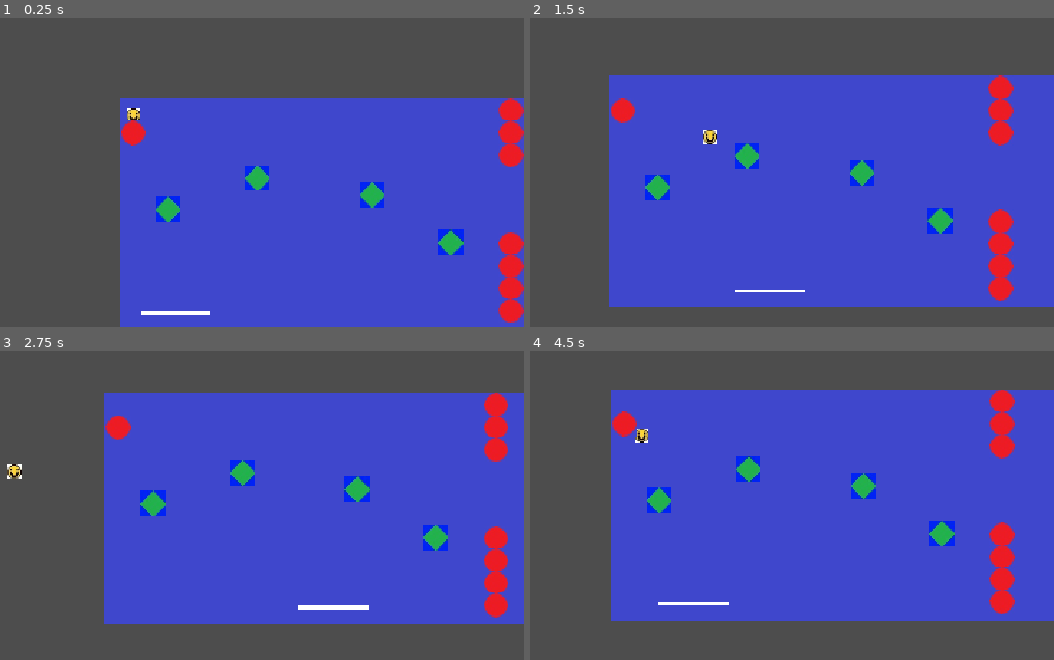
Above: before the commit, frames 1-4 (two rows, left to right).
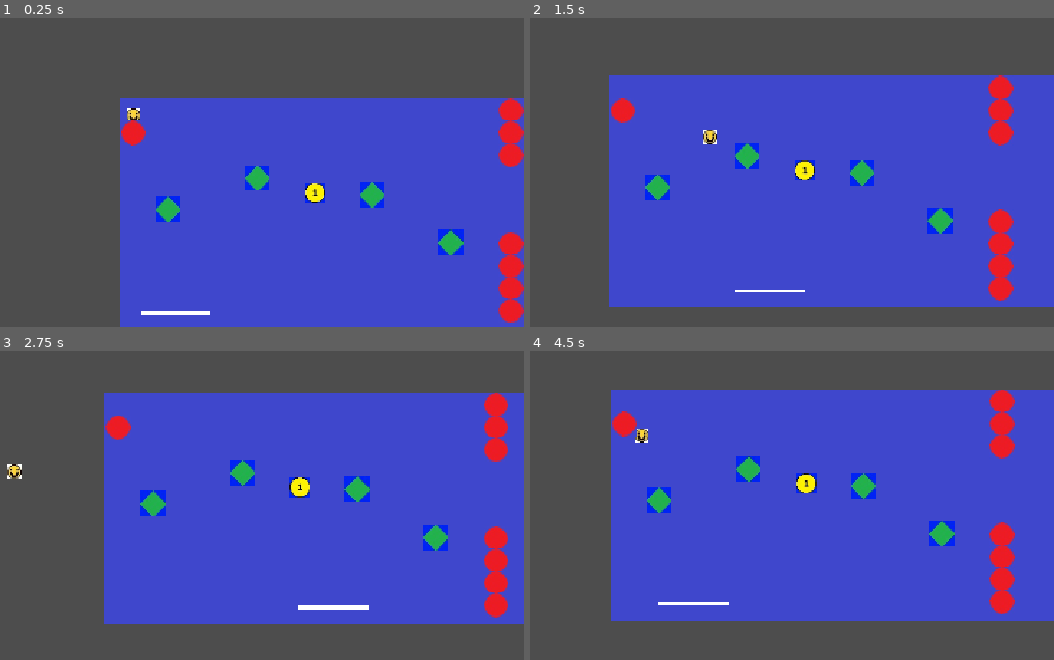
Above: after the commit, the same moments.

Repository: isobel-p/haven
Game: Godot game, scene res://game.tscn
Same seed, same stepped clock (60 frames per second), same inputs: the game is played once before the commit and once after it.
Inputs:
- Up to frame 1 (0.25 s): no input
- Up to frame 2 (1.5 s): hold Right (right) from 0.53 s (still down); tap Up (jump) at 0.77 s
- Up to frame 3 (2.75 s): tap Up (jump) at 1.52 s; release Right (right) at 2.03 s; hold Left (left) from 2.03 s (still down)
- Up to frame 4 (4.5 s): release Left (left) at 2.78 s; hold Right (right) 2.78-4.28 s; tap Up (jump) at 3.02, 3.77 s; hold Left (left) from 4.28 s (still down)

The runs differ from the first frame. In frame 1, 0.2% of the frame differs, in the area x 58-63%, y 53-60%; in frame 2, 0.2%; in frame 3, 0.3%, in the area x 55-60%, y 40-48%; in frame 4, 0.3%.

Commit message:
Add coins and score

Diff:
--- /dev/null
+++ b/coin.gd
@@ -0,0 +1,18 @@
+extends AnimatableBody2D
+
+
+# Called when the node enters the scene tree for the first time.
+func _ready() -> void:
+	pass # Replace with function body.
+
+
+# Called every frame. 'delta' is the elapsed time since the previous frame.
+func _process(delta: float) -> void:
+	pass
+
+func _on_area_2d_body_entered(body: Node2D) -> void:
+	if body is CharacterBody2D:
+		if self.visible:
+			emit_signal("point")
+			print("Point")
+			self.hide()
--- /dev/null
+++ b/coin.tscn
@@ -0,0 +1,22 @@
+[gd_scene format=3 uid="uid://gaacsbtcxs3r"]
+
+[ext_resource type="Script" uid="uid://blp46w5aadsml" path="res://coin.gd" id="1_0t63x"]
+[ext_resource type="Texture2D" uid="uid://dr7hhe5gh01gs" path="res://Coin.jpg" id="2_v7riw"]
+
+[sub_resource type="RectangleShape2D" id="RectangleShape2D_i7i1h"]
+
+[node name="Coin" type="Node2D" unique_id=812565973]
+
+[node name="AnimatableBody2D" type="AnimatableBody2D" parent="." unique_id=813244951]
+script = ExtResource("1_0t63x")
+
+[node name="Sprite2D" type="Sprite2D" parent="AnimatableBody2D" unique_id=584735944]
+texture = ExtResource("2_v7riw")
+
+[node name="Area2D" type="Area2D" parent="AnimatableBody2D" unique_id=1283164990]
+
+[node name="CollisionShape2D" type="CollisionShape2D" parent="AnimatableBody2D/Area2D" unique_id=1158024237]
+scale = Vector2(1.6309334, 1.5896566)
+shape = SubResource("RectangleShape2D_i7i1h")
+
+[connection signal="body_entered" from="AnimatableBody2D/Area2D" to="AnimatableBody2D" method="_on_area_2d_body_entered"]
--- a/game.tscn
+++ b/game.tscn
@@ -6,6 +6,7 @@
 [ext_resource type="Texture2D" uid="uid://bwaedd2nk32yo" path="res://assets/Player.jpg" id="2_feb5d"]
 [ext_resource type="PackedScene" uid="uid://bqgao1x5k045b" path="res://paddle2.tscn" id="2_ryrav"]
 [ext_resource type="Texture2D" uid="uid://iwn83jsfmhal" path="res://Raquet1.jpg" id="4_ryrav"]
+[ext_resource type="PackedScene" uid="uid://gaacsbtcxs3r" path="res://coin.tscn" id="6_j5wjh"]
 [ext_resource type="Texture2D" uid="uid://cwyw0e2npgmky" path="res://Enemy.jpg" id="6_ryrav"]
 
 [sub_resource type="CircleShape2D" id="CircleShape2D_yt5sy"]
@@ -76,29 +77,32 @@
 [node name="Big Paddle" parent="." unique_id=1004621300 instance=ExtResource("2_ryrav")]
 position = Vector2(1, 304)
 
+[node name="Coin" parent="." unique_id=1859814224 instance=ExtResource("6_j5wjh")]
+position = Vector2(279, 133)
+
 [node name="Medium Paddle" parent="." unique_id=763567287 instance=ExtResource("2_ryrav")]
 position = Vector2(587, 300)
 
 [node name="Small Paddle2" parent="." unique_id=1228452832 instance=ExtResource("2_ryrav")]
 position = Vector2(1176, 302)
 
-[node name="CharacterBody2D" type="CharacterBody2D" parent="." unique_id=186802152]
+[node name="Player" type="CharacterBody2D" parent="." unique_id=186802152]
 script = ExtResource("2_fc0e3")
 
-[node name="CollisionShape2D" type="CollisionShape2D" parent="CharacterBody2D" unique_id=1732930530]
+[node name="CollisionShape2D" type="CollisionShape2D" parent="Player" unique_id=1732930530]
 shape = SubResource("CircleShape2D_yt5sy")
 
-[node name="Sprite2D" type="Sprite2D" parent="CharacterBody2D" unique_id=974702919]
+[node name="Sprite2D" type="Sprite2D" parent="Player" unique_id=974702919]
 scale = Vector2(1.3333333, 1.3333333)
 texture = ExtResource("2_feb5d")
 
-[node name="Camera2D" type="Camera2D" parent="CharacterBody2D" unique_id=1671795167]
+[node name="Camera2D" type="Camera2D" parent="Player" unique_id=1671795167]
 position_smoothing_enabled = true
 position_smoothing_speed = 1.0
 
-[node name="Area2D" type="Area2D" parent="CharacterBody2D" unique_id=958200858]
+[node name="Area2D" type="Area2D" parent="Player" unique_id=958200858]
 
-[node name="CollisionShape2D2" type="CollisionShape2D" parent="CharacterBody2D/Area2D" unique_id=849772115]
+[node name="CollisionShape2D2" type="CollisionShape2D" parent="Player/Area2D" unique_id=849772115]
 shape = SubResource("CircleShape2D_yt5sy")
 
 [node name="TileMap" type="TileMap" parent="." unique_id=1354107092]
--- /dev/null
+++ b/points.gd
@@ -0,0 +1,18 @@
+extends Node2D
+@onready var score: RichTextLabel = $RichTextLabel
+var points: int = 0
+var text: String = ""
+
+
+# Called when the node enters the scene tree for the first time.
+func _ready() -> void:
+	pass
+
+
+# Called every frame. 'delta' is the elapsed time since the previous frame.
+func _process(delta: float) -> void:
+	text = "Points:" + str(points)
+	score.text = text
+
+func _on_point() -> void:
+	points += 1
--- /dev/null
+++ b/points.tscn
@@ -0,0 +1,10 @@
+[gd_scene format=3 uid="uid://dbbbrjcb6n0t8"]
+
+[ext_resource type="Script" uid="uid://pl80wi7b48fs" path="res://points.gd" id="1_n31ie"]
+
+[node name="Points" type="Node2D" unique_id=643008367]
+script = ExtResource("1_n31ie")
+
+[node name="RichTextLabel" type="RichTextLabel" parent="." unique_id=311037742]
+offset_right = 40.0
+offset_bottom = 40.0
--- /dev/null
+++ b/rich_text_label.gd
@@ -0,0 +1,12 @@
+extends RichTextLabel
+
+
+var points: int = 0
+
+# Called when the node enters the scene tree for the first time.
+func _ready() -> void:
+	pass # Replace with function body.
+
+
+# Called every frame. 'delta' is the elapsed time since the previous frame.
+func _process(delta: float) -> void:
Not shown, added: coin.gd.uid
Not shown, added: points.gd.uid
Not shown, added: rich_text_label.gd.uid
